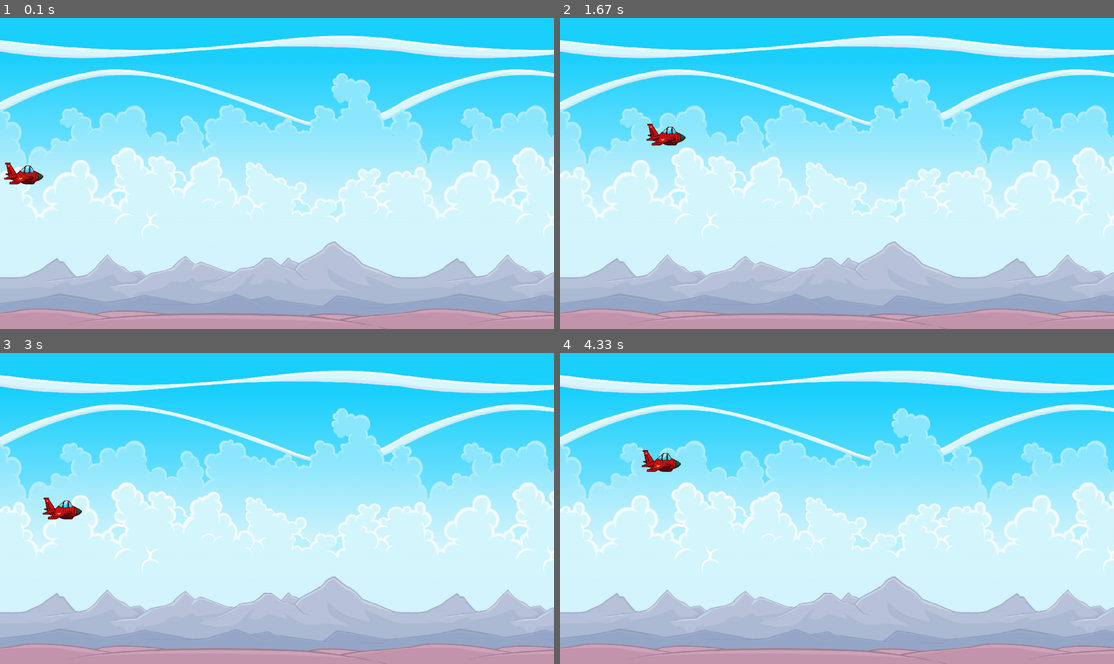
Above: before the commit, frames 1-4 (two rows, left to right).
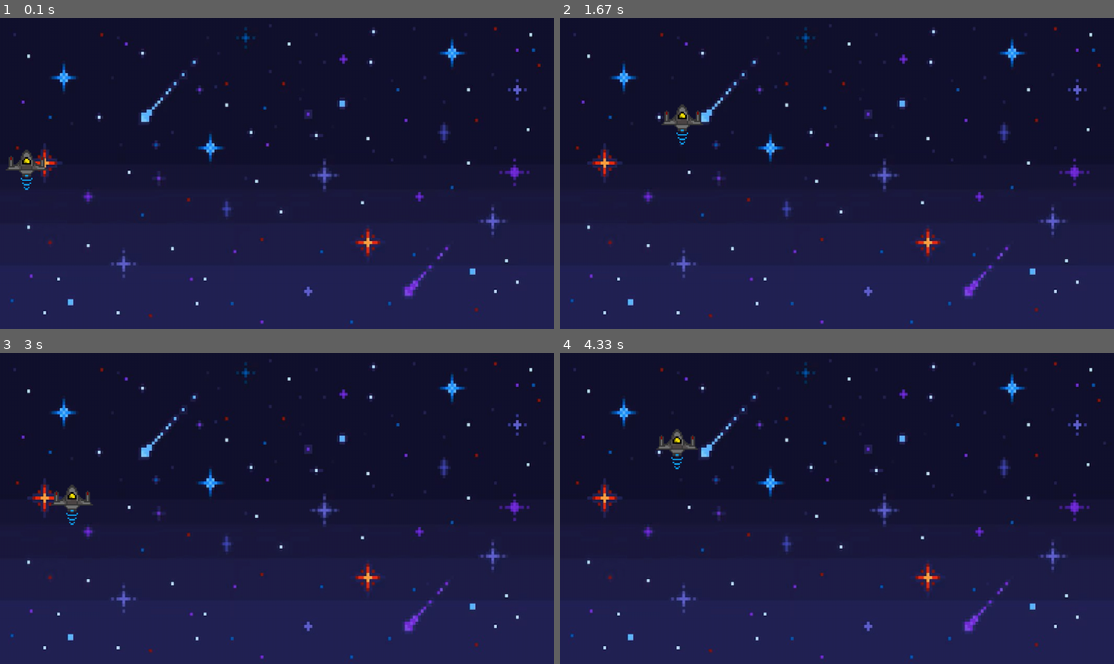
Above: after the commit, the same moments.

Repository: pxrposegen/Python---PyGame-Lib-Projects
Game: pygame game, started from SpaceWars.py
Same seed, same stepped clock (60 frames per second), same inputs: the game is played once before the commit and once after it.
Inputs (mouse positions are in pixels of both pictures, inside the frame that each line leads up to):
- Up to frame 1 (0.1 s): no input
- Up to frame 2 (1.67 s): click (837, 173) at 0.38 s; hold D 0.67-1.13 s; hold W 1.17-1.47 s; hold D from 1.5 s (still down)
- Up to frame 3 (3 s): release D at 1.97 s; hold A 2-2.53 s; hold S 2.57-2.87 s; hold A from 2.9 s (still down)
- Up to frame 4 (4.33 s): release A at 3.3 s; hold W 3.33-3.7 s; hold D from 3.73 s (still down)

The runs differ from the first frame. In frame 1, 100% of the frame differs, in the area x 0-100%, y 0-100%; in frame 2, 100%; in frame 3, 100%; in frame 4, 100%.

Commit message:
Implemeneted Interval Timer and Custom Timer for Laser and Asteroid Spawn

Diff:
--- a/SpaceWars.py
+++ b/SpaceWars.py
@@ -5,10 +5,21 @@
     def __init__(self, groups):
         super().__init__(groups)
         self.image = pygame.image.load(join("assets", "plane.png"))
-        self.image = pygame.transform.scale(self.image, (90, 50))
+        self.image = pygame.transform.scale(self.image, (110, 110))
         self.rect = self.image.get_frect(midleft=(10, WINDOW_HEIGHT / 2))
         self.direction = pygame.math.Vector2()
-        self.speed = 300
+        self.speed = 350
+
+        # Laser
+        self.can_shoot = True
+        self.cooldown_duration = 1000
+        self.laser_shoot_time = 0
+
+    def laser_timer(self):
+        if not self.can_shoot:
+            current_time = pygame.time.get_ticks()
+            if current_time - self.laser_shoot_time >= self.cooldown_duration:
+                self.can_shoot = True
 
     def update(self, delta_time):
         keys = pygame.key.get_pressed()
@@ -18,6 +29,13 @@
             self.direction.normalize() if self.direction else self.direction
         )
         self.rect.center += self.direction * self.speed * delta_time
+
+        if pygame.mouse.get_just_pressed()[0] and self.can_shoot:
+            print("Fire Laser")
+            self.can_shoot = False
+            self.laser_shoot_time = pygame.time.get_ticks()
+
+        self.laser_timer()
 
 pygame.init()
 
@@ -35,13 +53,17 @@
 pygame.display.set_caption("SpaceWars.py")
 
 # Background Image
-background_image = pygame.image.load(join("assets", "Background.png")).convert_alpha()
+background_image = pygame.image.load(join("assets", "Background.jpg")).convert_alpha()
 background_image = pygame.transform.scale(
     background_image, (WINDOW_WIDTH, WINDOW_HEIGHT)
 )
 background_image_rect = background_image.get_frect(
     center=(WINDOW_WIDTH / 2, WINDOW_HEIGHT / 2)
 )
+
+# Asteroids
+asteroid_event = pygame.event.custom_type()
+pygame.time.set_timer(asteroid_event,500)
 
 #Sprite Groups
 all_sprites = pygame.sprite.Group()
@@ -55,6 +77,7 @@
         if event.type == pygame.QUIT:
             running = False
 
+    # Update
     all_sprites.update(delta)
 
     # Display loop
Binary file added: assets/Background.jpg
Binary file removed: assets/Background.png
Binary file changed: assets/plane.png
